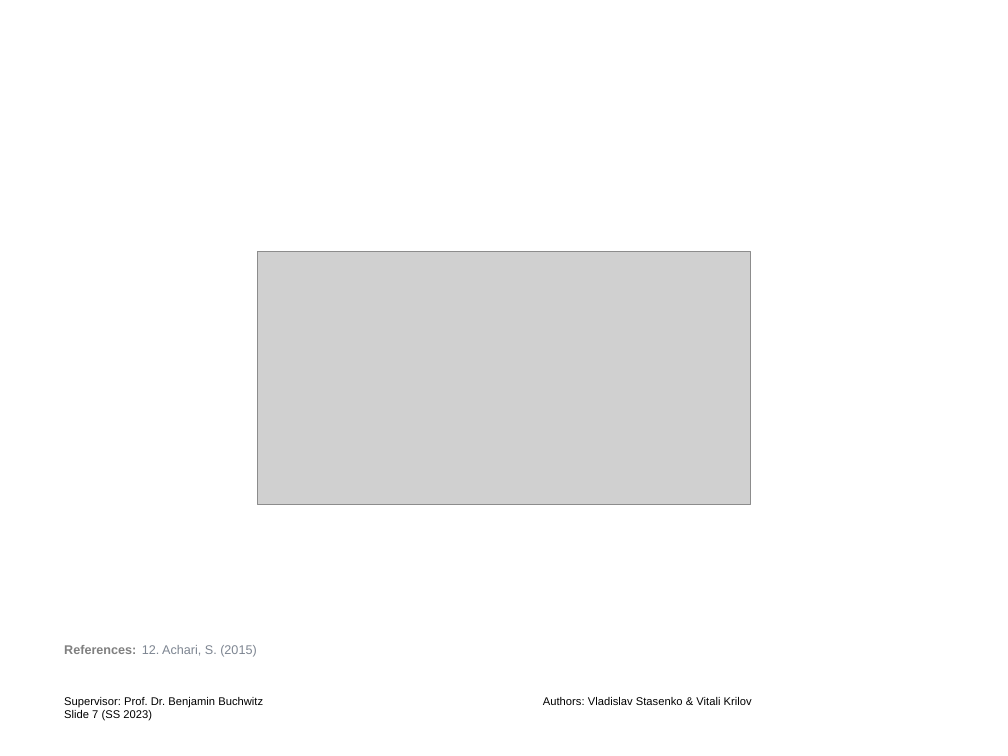
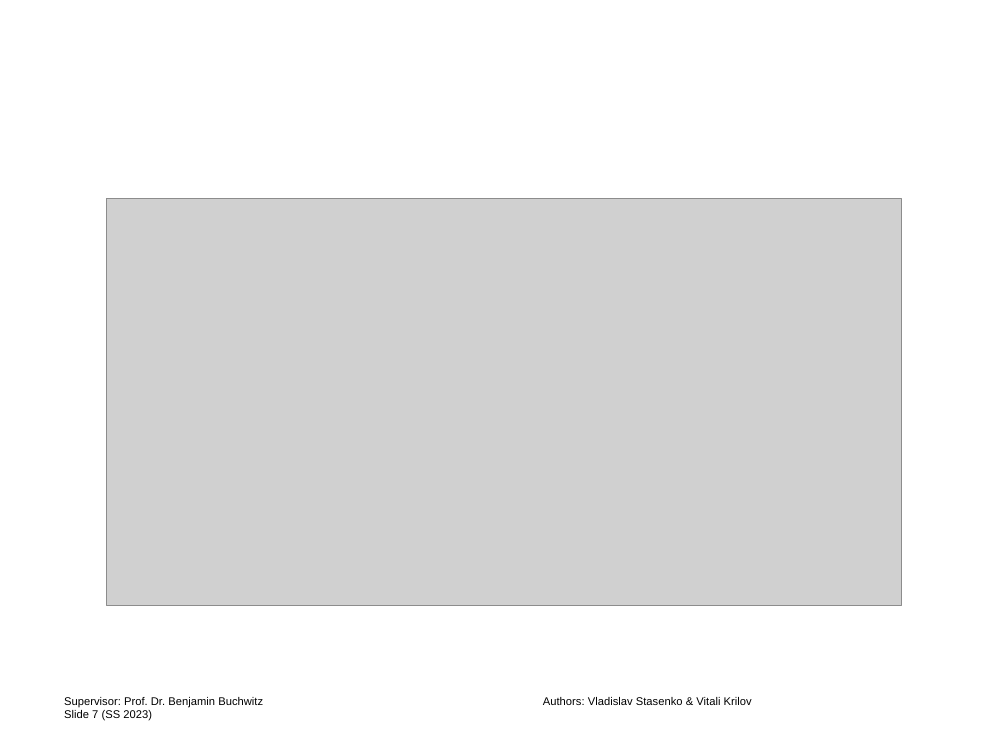
Before and after one commit to vladislabv/stream-processing, a slide deck: slide 7 of content/presentation/Presentation-Stream-Processing-Merged.pptx. Drawn at 1008x756 pixels with LibreOffice and Linux fonts; fonts in the diff are those of the drawing; grey boxes stand for pictures; background and template pictures are left out. Boxes give left, top, right and bottom in pixels: in the first picture for what was removed or moved away, otherwise in the second. Text is boxed around its words. In the diff, an @@ line names an element or a change of style, - is before the commit and + after.

Commit message:
delete slide references, all will be on the bib slide at the end

```diff
--- a/content/presentation/Presentation-Stream-Processing-Merged.pptx
+++ b/content/presentation/Presentation-Stream-Processing-Merged.pptx
@@ picture resized from (x1=257, y1=251, x2=751, y2=504) to (x1=107, y1=199, x2=901, y2=606) @@
@@ text removed at (x1=64, y1=645, x2=136, y2=654) @@
-References:
@@ text removed at (x1=142, y1=645, x2=256, y2=657) @@
-12. Achari, S. (2015)
```
Also in this commit, not shown: 12 other slides changed.
